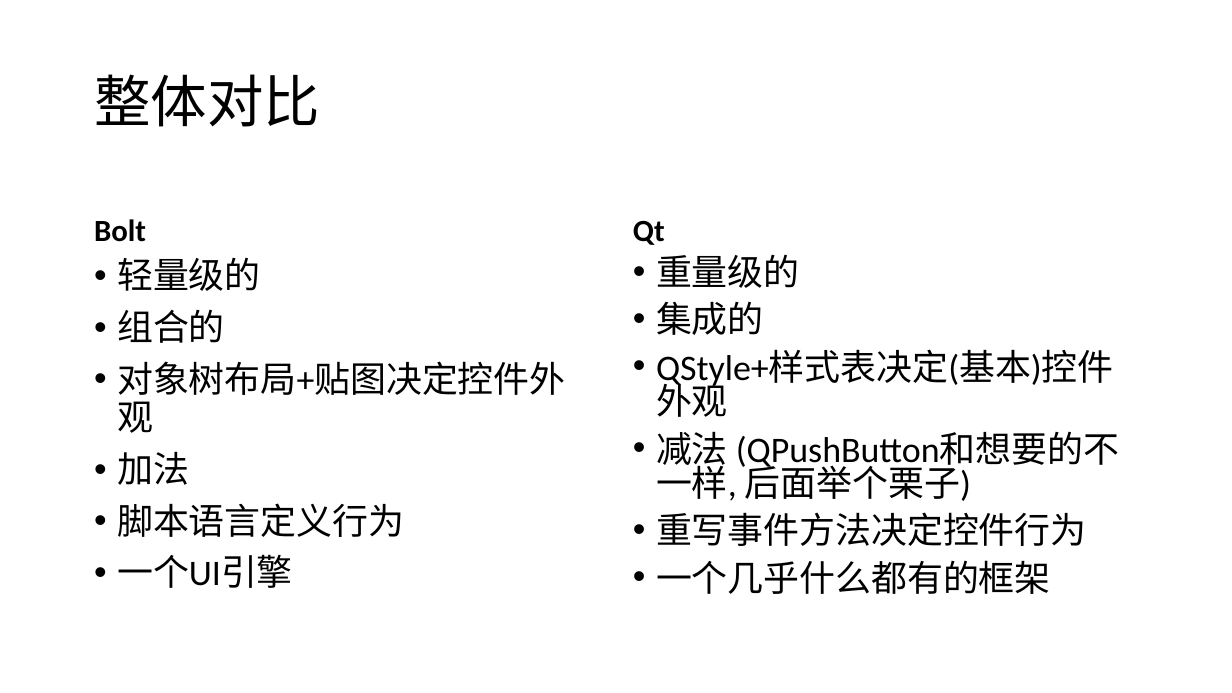
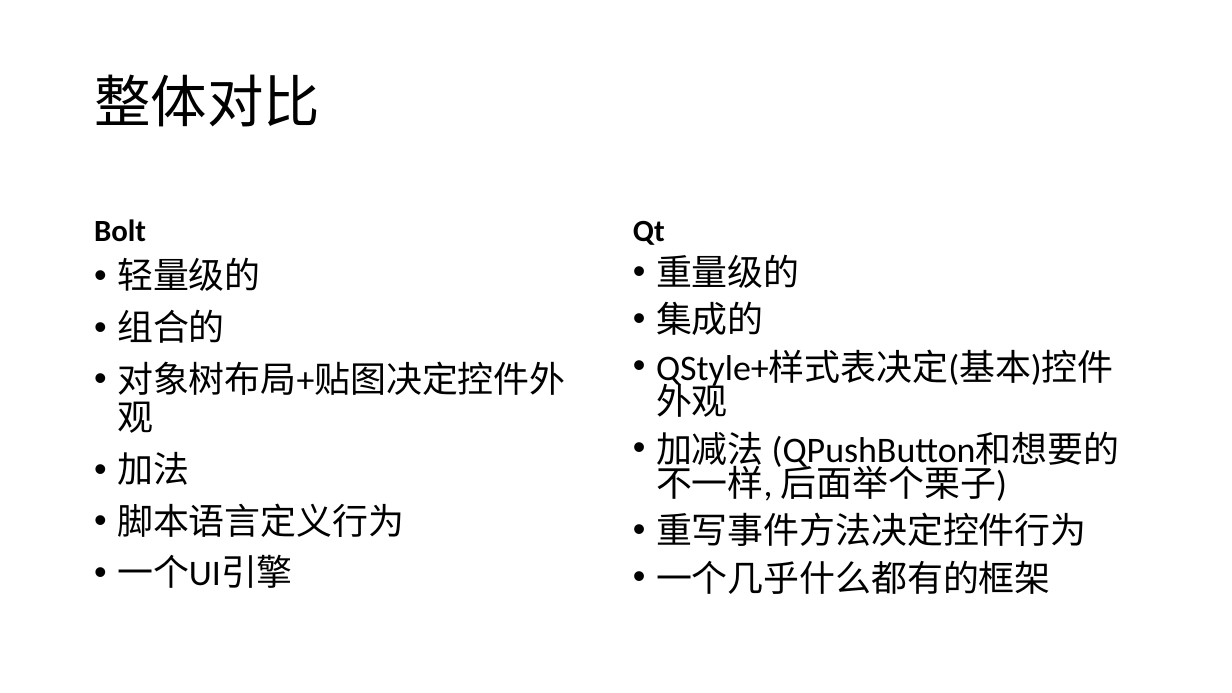
Before and after one commit to nifei/samples, a slide deck: slide 2 of Bolt_Qt.pptx. Drawn at 1232x693 pixels with LibreOffice and Linux fonts; fonts in the diff are those of the drawing; background and template pictures are left out. Boxes give left, top, right and bottom in pixels: in the first picture for what was removed or moved away, otherwise in the second. Text is boxed around its words. In the diff, an @@ line names an element or a change of style, - is before the commit and + after.

```diff
--- a/Bolt_Qt.pptx
+++ b/Bolt_Qt.pptx
@@ text at (x1=656, y1=431, x2=1007, y2=501): text changed @@
-• 减法 (QPushButton和想要的不一样, 后面举个栗子)
+• 加减法 (QPushButton和想要的不一样, 后面举个栗子)
```
Also in this commit, not shown: 1 other slide changed.
